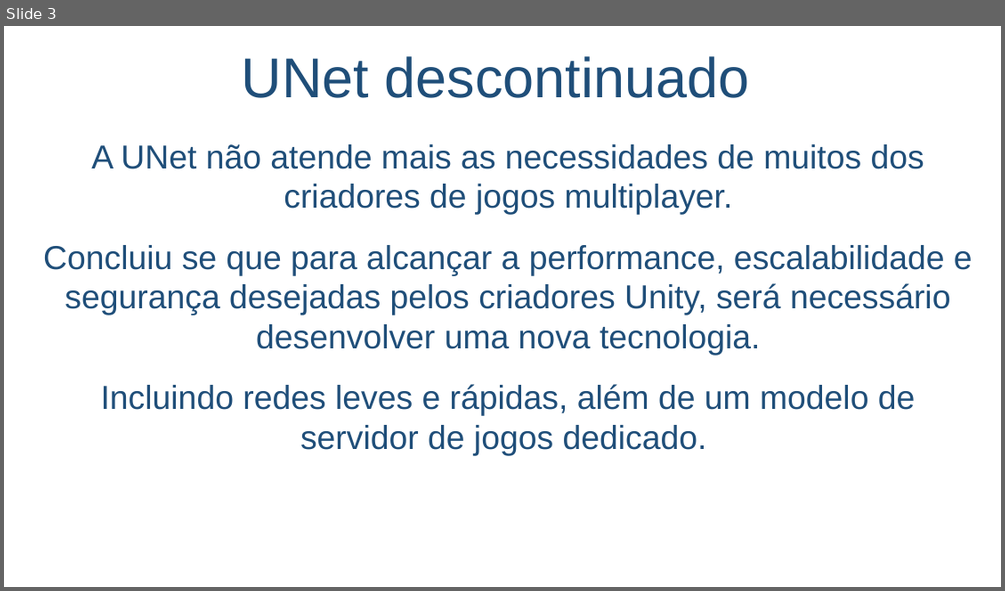
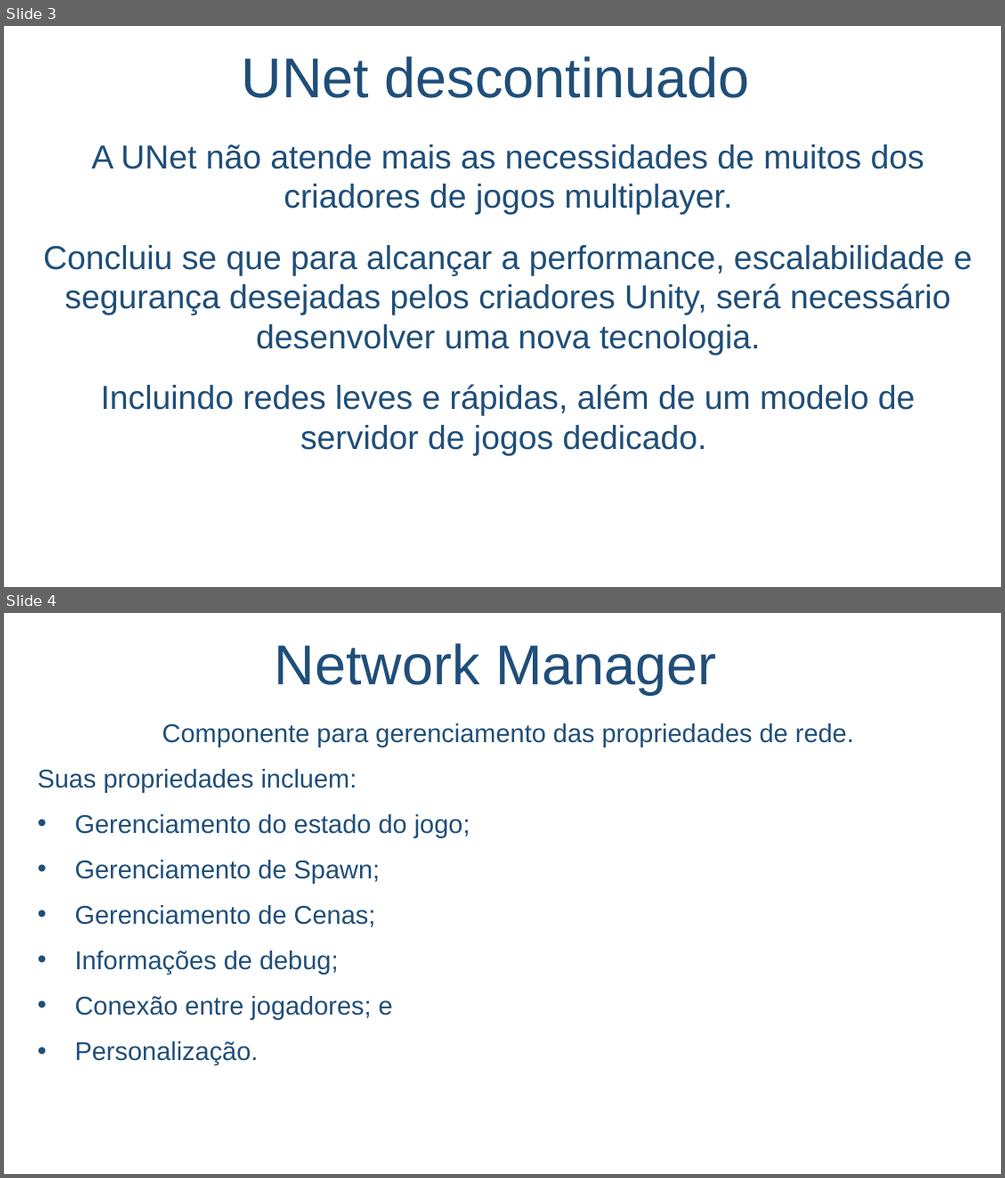
Before and after one commit to salmo-jr/public-slides, a slide deck: unity-multiplayer.pptx. Shown one above the other, each under a label of ours: slide 3 before the commit, slides 3 and 4 after it. The pictures are 1005x591 and 1005x1178 pixels, drawn with LibreOffice and Linux fonts; fonts in the diff are those of the drawing; background and template pictures are left out. Boxes give left, top, right and bottom in pixels: in the first picture for what was removed or moved away, otherwise in the second. Text is boxed around its words. In the diff, an @@ line names an element or a change of style, - is before the commit and + after.

Commit message:
add new slides about: Network Manager; Network Manager HUD; and Network Identity

```diff
--- a/unity-multiplayer.pptx
+++ b/unity-multiplayer.pptx
@@ slide 4 added at [4,613,1001,1174], background picture (left out) @@
@@ title added at [275,643,717,694], 54 pt, text #1F4E79 @@
+Network Manager
@@ text added at [38,723,854,1065], 24.8 pt, text #1F4E79 @@
+Componente para gerenciamento das propriedades de rede.
+Suas propriedades incluem:
+• Gerenciamento do estado do jogo;
+• Gerenciamento de Spawn;
+• Gerenciamento de Cenas;
+• Informações de debug;
+• Conexão entre jogadores; e
+• Personalização.
```
Also in this commit, not shown: 1 slide changed, 7 other slides added.
